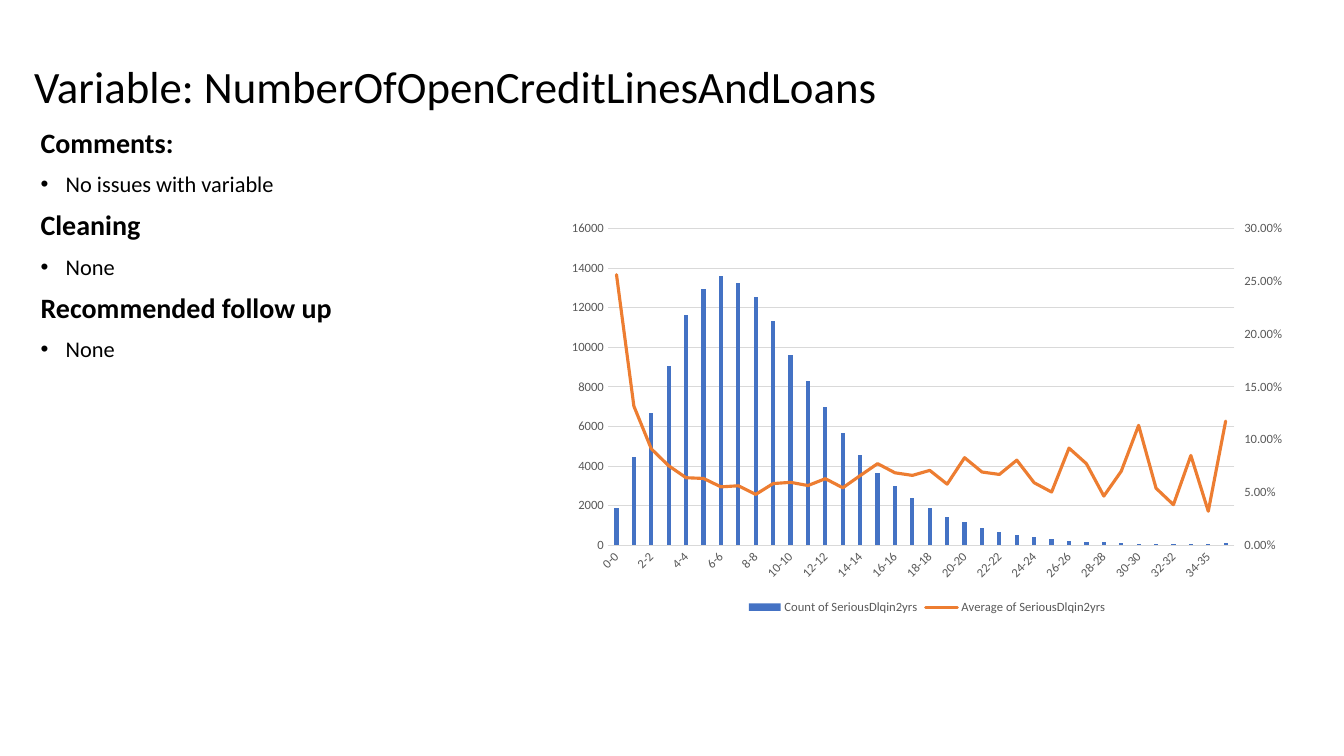
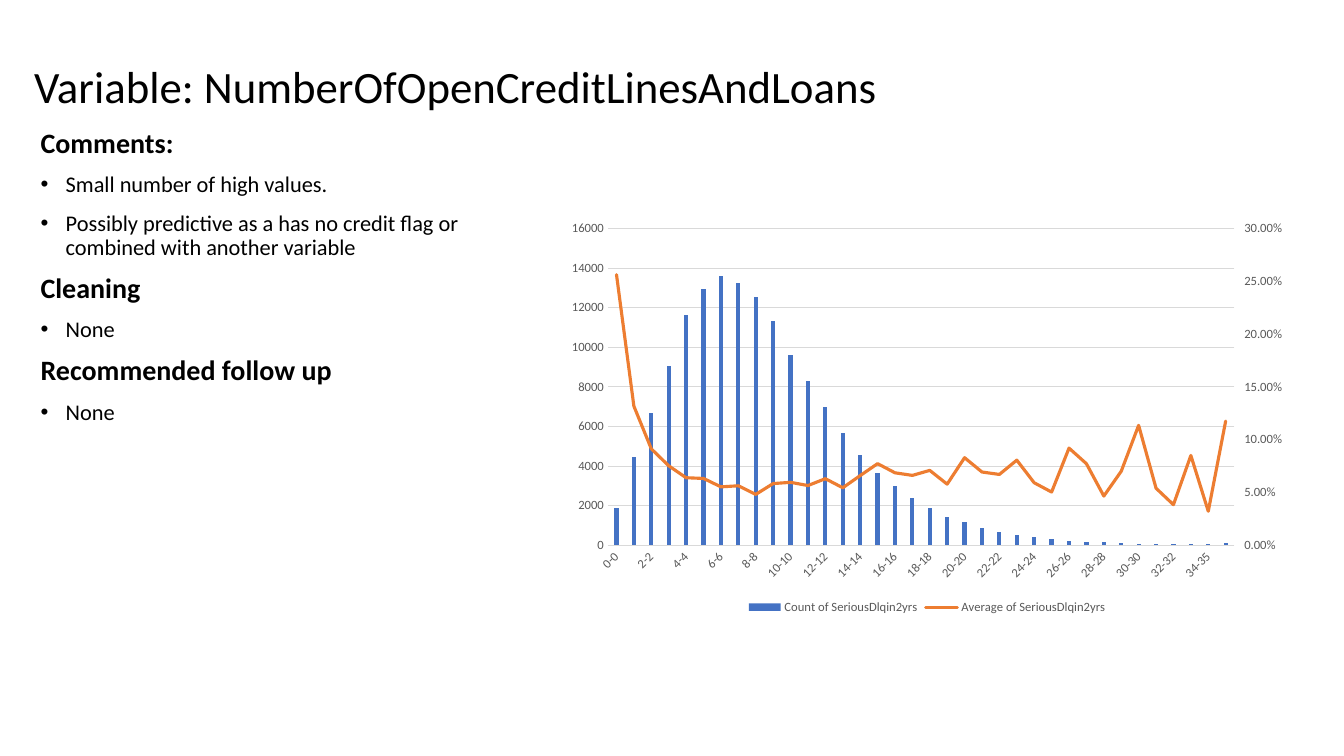
Before and after one commit to matthewjones-perth/givemesomecredit, a slide deck: slide 13 of Paidy Dataset Exercise.pptm. Drawn at 1344x756 pixels with LibreOffice and Linux fonts; fonts in the diff are those of the drawing. Boxes give left, top, right and bottom in pixels: in the first picture for what was removed or moved away, otherwise in the second. Text is boxed around its words. In the diff, an @@ line names an element or a change of style, - is before the commit and + after.

```diff
--- a/Paidy Dataset Exercise.pptm
+++ b/Paidy Dataset Exercise.pptm
@@ text at (x1=66, y1=176, x2=459, y2=255): text changed @@
-• No issues with variable
+• Small number of high values.
+• Possibly predictive as a has no credit flag or combined with another variable
```
Also in this commit, not shown: 11 other slides changed.
